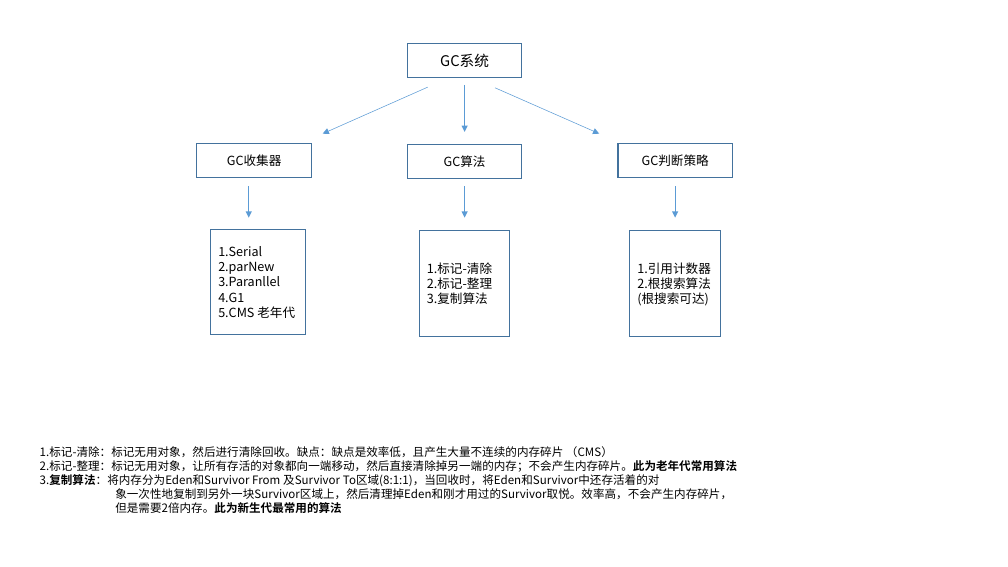
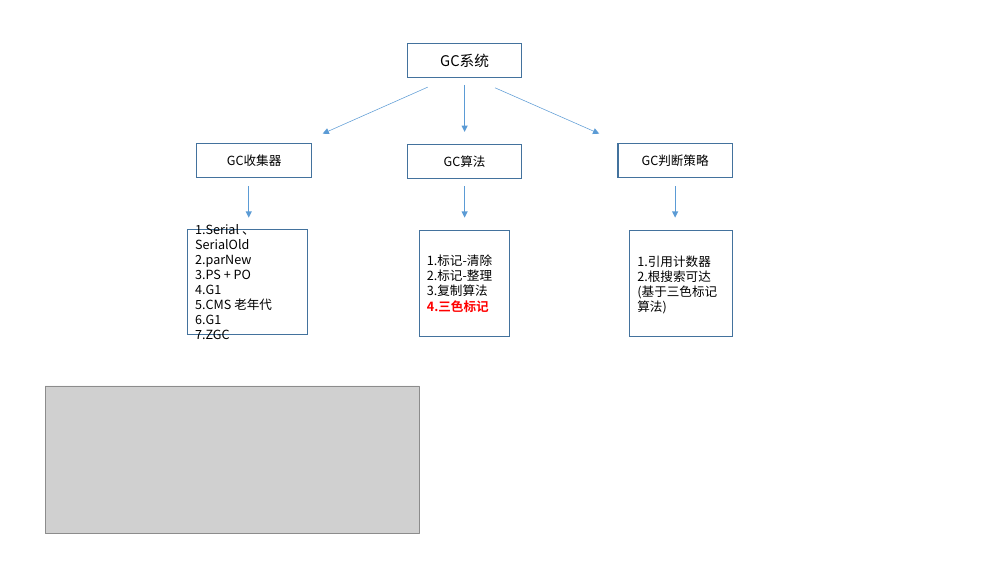
Before and after one commit to dengboyu/future, a slide deck: slide 6 of doc/doc.pptx (slide 7 before the commit). Drawn at 1008x567 pixels with LibreOffice and Linux fonts; fonts in the diff are those of the drawing; grey boxes stand for pictures. Boxes give left, top, right and bottom in pixels: in the first picture for what was removed or moved away, otherwise in the second. Text is boxed around its words. In the diff, an @@ line names an element or a change of style, - is before the commit and + after.

```diff
--- a/doc/doc.pptx
+++ b/doc/doc.pptx
@@ rectangle "1.Serial 、SerialOld": place and size @@
-rectangle "1.Serial 、SerialOld" at (211,229,306,335)
+rectangle "1.Serial 、SerialOld" at (188,229,308,335)
@@ text in rectangle at (195,224,255,249): text changed @@
-1.Serial
+1.Serial 、SerialOld
@@ rectangle "1.引用计数器": place and size @@
-rectangle "1.引用计数器" at (630,231,721,337)
+rectangle "1.引用计数器" at (630,231,732,337)
@@ text in rectangle at (195,266,251,279): text changed @@
-3.Paranllel
+3.PS + PO
@@ text in rectangle at (637,270,717,314): text changed @@
-2.根搜索算法
-(根搜索可达)
+2.根搜索可达
+(基于三色标记算法)
@@ text in rectangle at (195,314,229,339): paragraphs added @@
+6.G1
+7.ZGC
@@ text in rectangle at (427,300,489,312): paragraph added @@
+4.三色标记
@@ picture added at (45,386,420,535) @@
@@ text removed at (40,446,737,513) @@
-1.标记-清除：标记无用对象，然后进行清除回收。缺点：缺点是效率低，且产生大量不连续的内存碎片 （CMS）
-2.标记-整理：标记无用对象，让所有存活的对象都向一端移动，然后直接清除掉另一端的内存；不会产生内存碎片。此为老年代常用算法
-3.复制算法：将内存分为Eden和Survivor From 及Survivor To区域(8:1:1)，当回收时，将Eden和Survivor中还存活着的对
-象一次性地复制到另外一块Survivor区域上，然后清理掉Eden和刚才用过的Survivor取悦。效率高，不会产生内存碎片，
-但是需要2倍内存。此为新生代最常用的算法
```
Also in this commit, not shown: 4 other slides changed, 1 slide removed, 9 other files.
